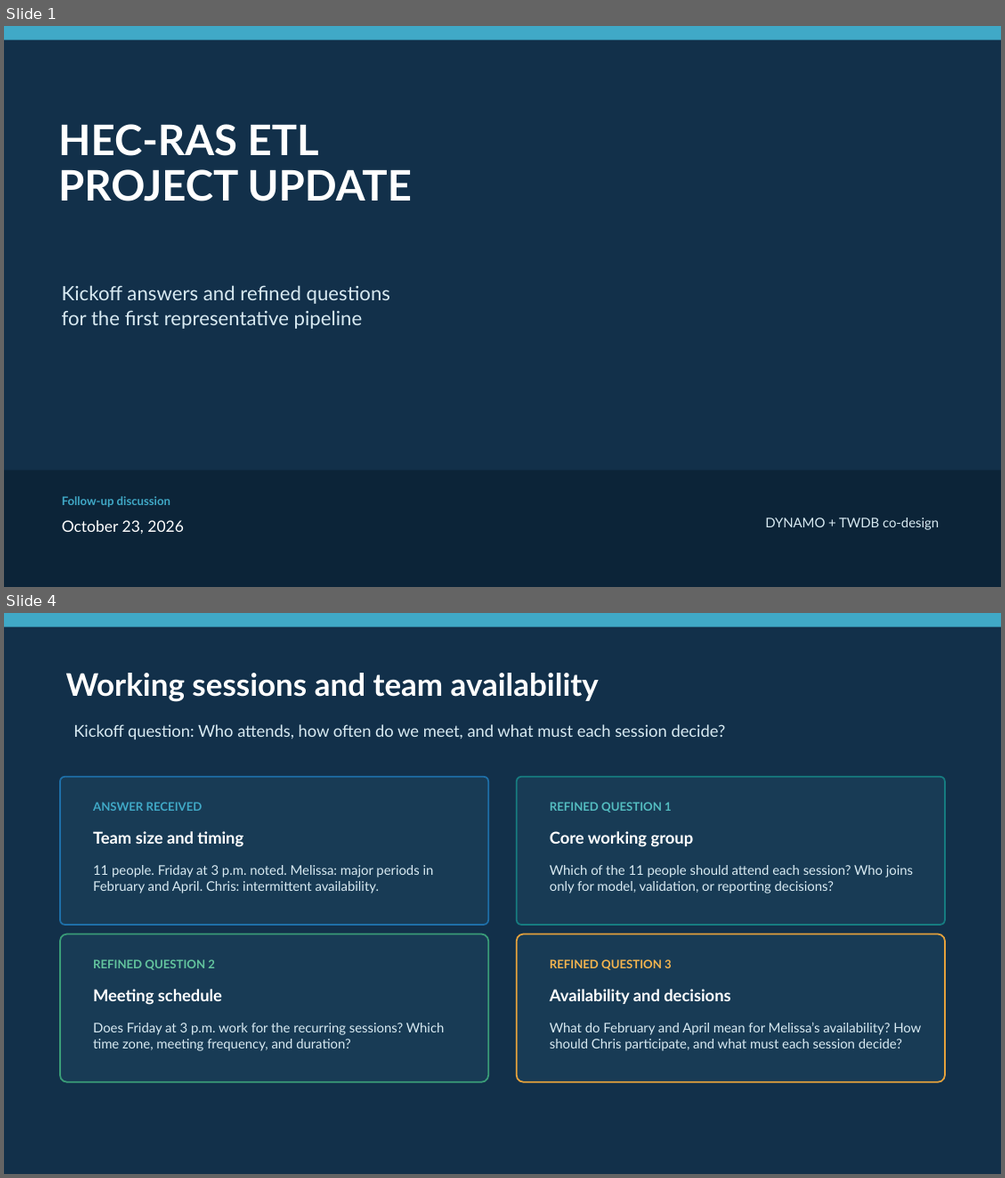
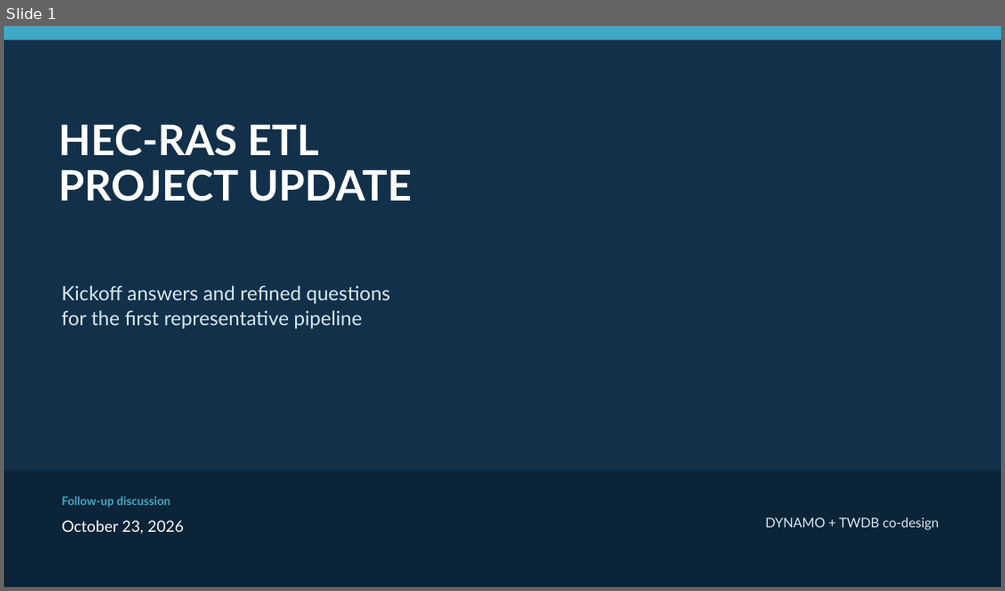
Before and after one commit to wmobley/twdb-flood-model-automation, a slide deck: project/presentations/updates-2026-10-23/TWDB-Updates-2026-10-23.pptx. Shown one above the other, each under a label of ours: slides 1 and 4 before the commit, slide 1 after it; the slides between them are not shown. The pictures are 1005x1178 and 1005x591 pixels, drawn with LibreOffice and Linux fonts; fonts in the diff are those of the drawing. Boxes give left, top, right and bottom in pixels: in the first picture for what was removed or moved away, otherwise in the second. Text is boxed around its words. In the diff, an @@ line names an element or a change of style, - is before the commit and + after.

```diff
--- a/project/presentations/updates-2026-10-23/TWDB-Updates-2026-10-23.pptx
+++ b/project/presentations/updates-2026-10-23/TWDB-Updates-2026-10-23.pptx
@@ slide 4 removed at (x1=4, y1=613, x2=1001, y2=1174), background #12304A @@
@@ rectangle removed at (x1=4, y1=613, x2=1001, y2=627) @@
@@ text removed at (x1=66, y1=673, x2=599, y2=702) @@
-Working sessions and team availability
@@ text removed at (x1=73, y1=724, x2=726, y2=739) @@
-Kickoff question: Who attends, how often do we meet, and what must each session decide?
@@ rounded rectangle removed at (x1=60, y1=777, x2=488, y2=925) @@
@@ rounded rectangle removed at (x1=517, y1=777, x2=945, y2=925) @@
@@ text removed at (x1=93, y1=802, x2=202, y2=811) @@
-ANSWER RECEIVED
@@ text removed at (x1=550, y1=802, x2=672, y2=812) @@
-REFINED QUESTION 1
@@ text removed at (x1=93, y1=831, x2=243, y2=847) @@
-Team size and timing
@@ text removed at (x1=550, y1=831, x2=694, y2=847) @@
-Core working group
@@ text removed at (x1=93, y1=865, x2=434, y2=893) @@
-11 people. Friday at 3 p.m. noted. Melissa: major periods in February and April. Chris: intermittent availability.
@@ text removed at (x1=550, y1=865, x2=913, y2=893) @@
-Which of the 11 people should attend each session? Who joins only for model, validation, or reporting decisions?
@@ rounded rectangle removed at (x1=60, y1=933, x2=488, y2=1082) @@
@@ text removed at (x1=93, y1=959, x2=215, y2=970) @@
-REFINED QUESTION 2
@@ rounded rectangle removed at (x1=517, y1=933, x2=945, y2=1082) @@
@@ text removed at (x1=550, y1=959, x2=672, y2=970) @@
-REFINED QUESTION 3
@@ text removed at (x1=93, y1=989, x2=222, y2=1005) @@
-Meeting schedule
@@ text removed at (x1=550, y1=989, x2=730, y2=1004) @@
-Availability and decisions
@@ text removed at (x1=93, y1=1022, x2=445, y2=1051) @@
-Does Friday at 3 p.m. work for the recurring sessions? Which time zone, meeting frequency, and duration?
@@ text removed at (x1=550, y1=1022, x2=921, y2=1051) @@
-What do February and April mean for Melissa’s availability? How should Chris participate, and what must each session decide?
```
Also in this commit, not shown: 1 slide changed, 3 slides added, 4 other slides removed, 4 other files.
